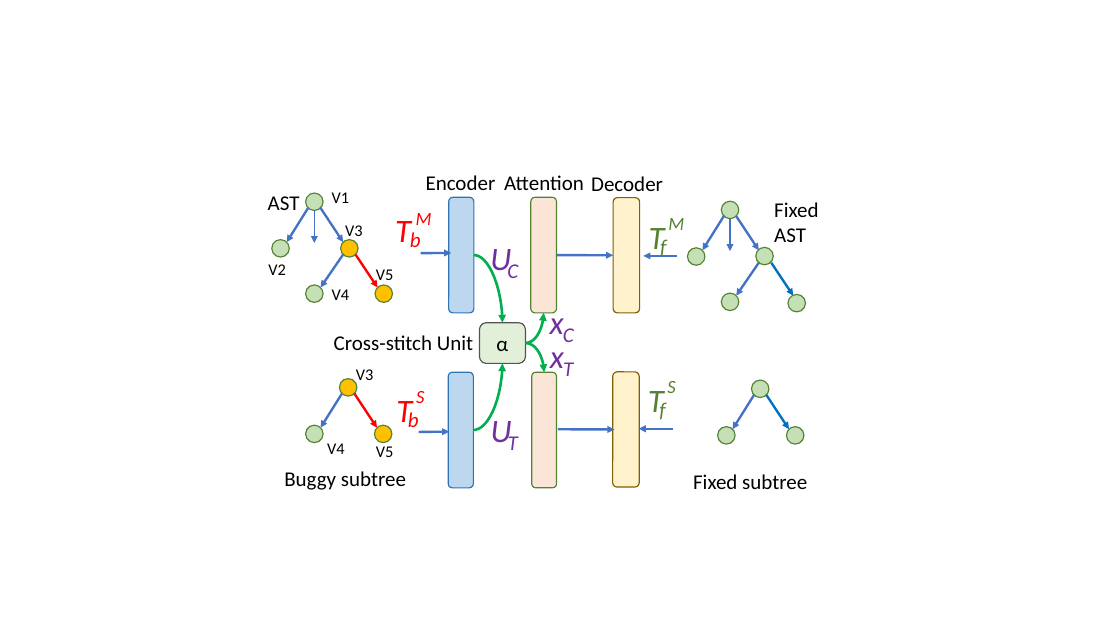
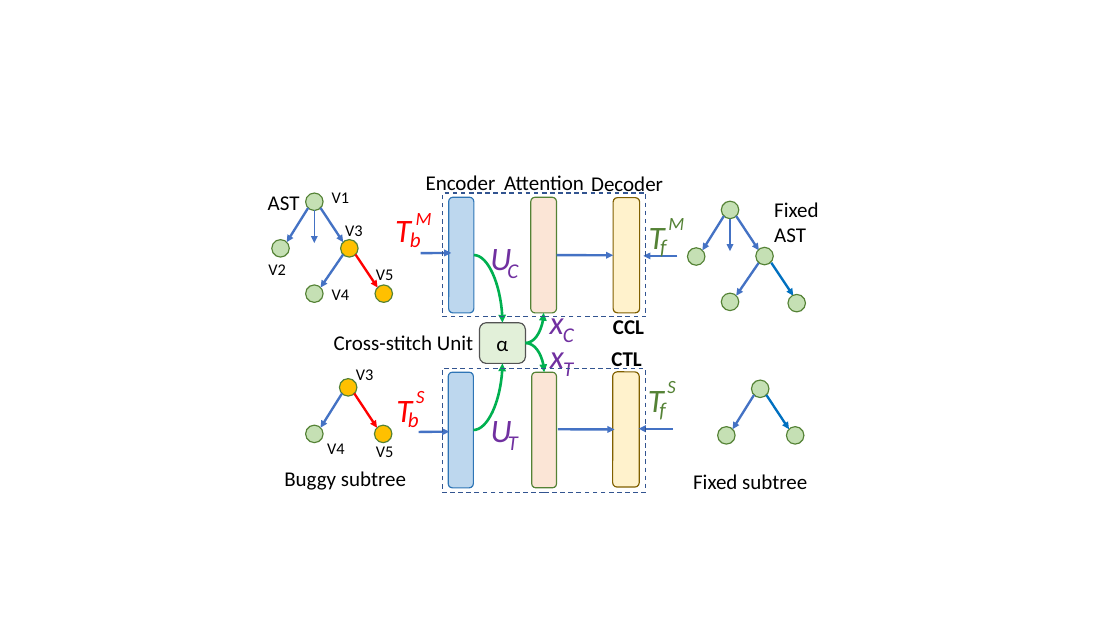
Before and after one commit to tien-n-nguyen/apr-study, a slide deck: slide 11 of Figures.pptx. Drawn at 1120x630 pixels with LibreOffice and Linux fonts; fonts in the diff are those of the drawing. Boxes give left, top, right and bottom in pixels: in the first picture for what was removed or moved away, otherwise in the second. Text is boxed around its words. In the diff, an @@ line names an element or a change of style, - is before the commit and + after.

```diff
--- a/Figures.pptx
+++ b/Figures.pptx
@@ rectangle added at bbox=[443, 193, 646, 317], outline #325491 1 pt dashed @@
@@ text added at bbox=[613, 320, 644, 334], 18 pt, text #000000, bold @@
+CCL
@@ text added at bbox=[611, 352, 641, 372], 18 pt, text #000000, bold @@
+CTL
@@ rectangle added at bbox=[443, 369, 646, 492], outline #325491 1 pt dashed @@
```
Also in this commit, not shown: 3 other files.
